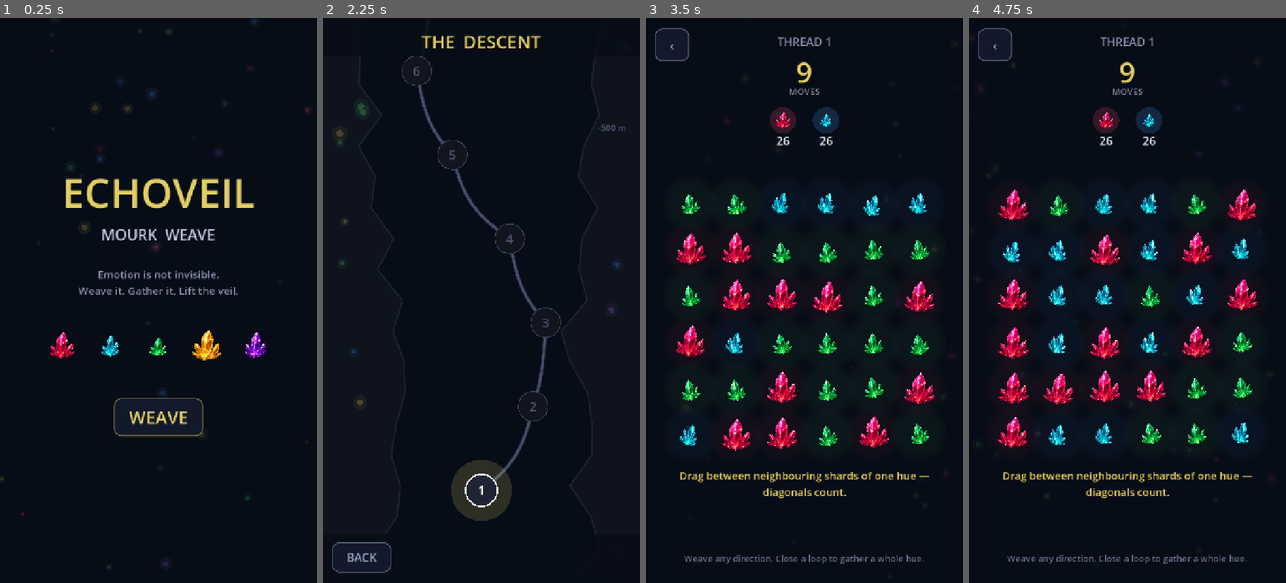
Above: before the commit, frames 1-4 (left to right).
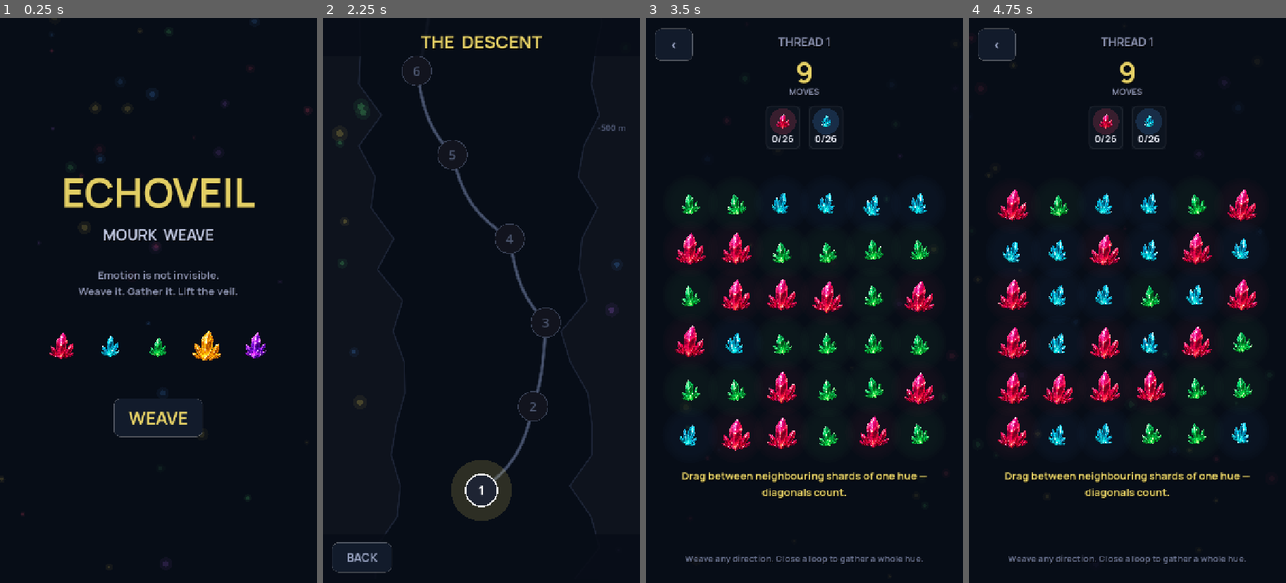
Above: after the commit, the same moments.

Repository: humeurworld-hash/fuse-drift
Game: Godot game, scene res://scenes/Menu.tscn
Two runs of this game, one before a commit and one after it. Both use one fixed random seed, a clock stepped at 60 frames per second and the inputs below.
Inputs (mouse positions are in pixels of both pictures, inside the frame that each line leads up to):
- Up to frame 1 (0.25 s): no input
- Up to frame 2 (2.25 s): click "WEAVE" at 0.5 s; click "BACK" at 1.25 s; click "WEAVE" at 2 s
- Up to frame 3 (3.5 s): click (804, 492) at 2.77 s
- Up to frame 4 (4.75 s): click "‹" at 3.5 s; click (1127, 492) at 4.27 s

The runs differ from the first frame. In frame 1, 2.9% of the frame differs, in the area x 15-84%, y 28-75%; in frame 2, 0.6%; in frame 3, 2.0%; in frame 4, 2.0%.

Commit message:
Adopt the UI design pack: Manrope, design tokens, goal chip cards
Mirrors the echoveil-dots/ subfolder branch.

Co-Authored-By: Claude Opus 5 <noreply@anthropic.com>
Claude-Session: https://claude.ai/code/session_01GbJ5FdcyKN2fnKv4j382Ur

Diff:
--- a/project.godot
+++ b/project.godot
@@ -20,6 +20,7 @@
 [autoload]
 
 G="*res://scripts/global.gd"
+TH="*res://scripts/theme_tokens.gd"
 
 [display]
 
--- a/scripts/game.gd
+++ b/scripts/game.gd
@@ -619,15 +619,15 @@
 	hud.add_child(chips)
 
 	for k in goals:
-		var chip := GoalChip.new(k, false)
+		var chip := GoalChip.new(k, false, false, int(goals[k]))
 		chips.add_child(chip)
 		goal_chips[k] = chip
 	if level_def.veils > 0:
-		var vchip := GoalChip.new(0, true)
+		var vchip := GoalChip.new(0, true, false, level_def.veils)
 		chips.add_child(vchip)
 		goal_chips["veils"] = vchip
 	if level_def.get("wardens", 0) > 0:
-		var wchip := GoalChip.new(0, false, true)
+		var wchip := GoalChip.new(0, false, true, level_def.get("wardens", 0))
 		chips.add_child(wchip)
 		goal_chips["wardens"] = wchip
 
@@ -1030,15 +1030,21 @@
 
 
 class GoalChip extends Control:
+	# Card treatment and "gathered / target" progress, per the UI design.
+	# Showing progress rather than a bare remaining count means the number
+	# always reads in the same direction as the goal.
 	var color_idx := 0
 	var is_veil := false
 	var is_warden := false
 	var remaining := 0
-
-	func _init(p_color_idx: int, p_veil: bool, p_warden := false) -> void:
+	var target := 0
+
+	func _init(p_color_idx: int, p_veil: bool, p_warden := false, p_target := 0) -> void:
 		color_idx = p_color_idx
 		is_veil = p_veil
 		is_warden = p_warden
+		target = maxi(p_target, 0)
+		remaining = target
 		custom_minimum_size = Vector2(76, 96)
 		mouse_filter = Control.MOUSE_FILTER_IGNORE
 
@@ -1047,8 +1053,13 @@
 		queue_redraw()
 
 	func _draw() -> void:
-		var center := Vector2(size.x * 0.5, 32.0)
-		var art := 58.0
+		# Card behind the chip.
+		var card := Rect2(0, 0, size.x, size.y)
+		draw_rect(card, TH.SURFACE)
+		_draw_round_border(card, 12.0)
+
+		var center := Vector2(size.x * 0.5, 34.0)
+		var art := 52.0
 		var rect := Rect2(center.x - art * 0.5, center.y - art * 0.5, art, art)
 		if is_warden:
 			var plate := PackedVector2Array()
@@ -1069,7 +1080,23 @@
 			draw_circle(center, 30.0, glow)
 			draw_texture_rect(G.SHARD_TEXTURES[color_idx], rect, false)
 		var done := remaining <= 0
-		var txt := "OK" if done else str(remaining)
-		var txt_col := Color(0.36, 0.92, 0.48) if done else Color(0.92, 0.93, 0.97)
-		draw_string(ThemeDB.fallback_font, Vector2(0, 88), txt,
-			HORIZONTAL_ALIGNMENT_CENTER, size.x, 26, txt_col)
+		var got: int = target - remaining
+		var txt := "%d/%d" % [got, target]
+		var txt_col: Color = Color("#5CEB7A") if done else TH.TEXT_PRIMARY
+		draw_string(TH.FONT_BOLD, Vector2(0, 82), txt,
+			HORIZONTAL_ALIGNMENT_CENTER, size.x, 22, txt_col)
+
+	func _draw_round_border(r: Rect2, rad: float) -> void:
+		var pts := PackedVector2Array()
+		var corners := [
+			[Vector2(r.position.x + rad, r.position.y + rad), PI, 1.5 * PI],
+			[Vector2(r.end.x - rad, r.position.y + rad), 1.5 * PI, TAU],
+			[Vector2(r.end.x - rad, r.end.y - rad), 0.0, 0.5 * PI],
+			[Vector2(r.position.x + rad, r.end.y - rad), 0.5 * PI, PI],
+		]
+		for c in corners:
+			for i in 7:
+				var a: float = lerpf(c[1], c[2], float(i) / 6.0)
+				pts.append(c[0] + Vector2(cos(a), sin(a)) * rad)
+		pts.append(pts[0])
+		draw_polyline(pts, TH.HAIRLINE, 1.5, true)
--- a/scripts/global.gd
+++ b/scripts/global.gd
@@ -104,6 +104,8 @@
 
 func _ready() -> void:
 	_load()
+	# Manrope everywhere; individual screens override sizes/weights.
+	TH.install(get_tree())
 
 
 func level_count() -> int:
--- /dev/null
+++ b/scripts/theme_tokens.gd
@@ -0,0 +1,71 @@
+extends Node
+
+# ── Design tokens ─────────────────────────────────────────────────────────────
+#
+# Single source of truth for type and surface styling, taken from the UI design
+# pack (see DESIGN_SPEC.md). Anything visual that isn't gameplay colour lives
+# here so a design revision is a one-file edit rather than a hunt through the
+# scenes.
+
+const FONT_REGULAR   := preload("res://assets/fonts/Manrope-Regular.ttf")
+const FONT_BOLD      := preload("res://assets/fonts/Manrope-Bold.ttf")
+const FONT_EXTRABOLD := preload("res://assets/fonts/Manrope-ExtraBold.ttf")
+
+# Surfaces
+const SURFACE       := Color("#0D141F")   # cards, chips, trays
+const SURFACE_RAISED := Color("#121B2B")  # buttons, icon wells
+const HAIRLINE      := Color(1, 1, 1, 0.06)
+
+# Text
+const TEXT_PRIMARY   := Color("#EBEDF7")
+const TEXT_SECONDARY := Color("#8C94B3")
+const TEXT_TERTIARY  := Color("#6B7594")
+const TEXT_ON_GOLD   := Color("#080D17")
+
+const WARDEN_BODY := Color("#1A1C26")
+const WARDEN_EYE  := Color("#FF4D42")
+
+# Facet pairs for the vector gem treatment: a lit face and a deep face per hue.
+const HUE_DEEP := [
+	Color("#8a1f38"),   # Ember
+	Color("#1d4a8a"),   # Sorrow
+	Color("#1f7a38"),   # Verdant
+	Color("#8a7218"),   # Radiance
+	Color("#5a2b8a"),   # Umbral
+]
+
+
+static func label(text: String, size: int, color: Color, weight := 1) -> Label:
+	# weight: 0 regular, 1 bold, 2 extrabold
+	var lbl := Label.new()
+	lbl.text = text
+	lbl.horizontal_alignment = HORIZONTAL_ALIGNMENT_CENTER
+	lbl.add_theme_font_override("font", _font(weight))
+	lbl.add_theme_font_size_override("font_size", size)
+	lbl.add_theme_color_override("font_color", color)
+	lbl.mouse_filter = Control.MOUSE_FILTER_IGNORE
+	return lbl
+
+
+static func _font(weight: int) -> FontFile:
+	match weight:
+		0: return FONT_REGULAR
+		2: return FONT_EXTRABOLD
+		_: return FONT_BOLD
+
+
+static func card_style(radius := 12, fill := SURFACE) -> StyleBoxFlat:
+	var sb := StyleBoxFlat.new()
+	sb.bg_color = fill
+	sb.border_color = HAIRLINE
+	sb.set_border_width_all(1)
+	sb.set_corner_radius_all(radius)
+	return sb
+
+
+# Applies Manrope project-wide so anything not styled by hand still picks it up.
+static func install(tree: SceneTree) -> void:
+	var theme := Theme.new()
+	theme.default_font = FONT_BOLD
+	theme.default_font_size = 24
+	tree.root.theme = theme
--- a/scripts/ui_helpers.gd
+++ b/scripts/ui_helpers.gd
@@ -8,6 +8,7 @@
 	var lbl := Label.new()
 	lbl.text = text
 	lbl.horizontal_alignment = HORIZONTAL_ALIGNMENT_CENTER
+	lbl.add_theme_font_override("font", TH.FONT_BOLD)
 	lbl.add_theme_font_size_override("font_size", size)
 	lbl.add_theme_color_override("font_color", color)
 	lbl.add_theme_color_override("font_shadow_color", Color(0, 0, 0, 0.8))
@@ -19,16 +20,17 @@
 static func make_button(text: String, font_size := 34, accent := Color(0.90, 0.82, 0.40)) -> Button:
 	var btn := Button.new()
 	btn.text = text
+	btn.add_theme_font_override("font", TH.FONT_BOLD)
 	btn.add_theme_font_size_override("font_size", font_size)
 	btn.add_theme_color_override("font_color", accent)
 	btn.add_theme_color_override("font_hover_color", Color(1, 1, 1))
 	btn.add_theme_color_override("font_pressed_color", Color(1, 1, 1))
 
 	var sb := StyleBoxFlat.new()
-	sb.bg_color = Color(0.07, 0.10, 0.17)
-	sb.border_color = accent * Color(1, 1, 1, 0.55)
-	sb.set_border_width_all(2)
-	sb.set_corner_radius_all(16)
+	sb.bg_color = TH.SURFACE_RAISED
+	sb.border_color = TH.HAIRLINE
+	sb.set_border_width_all(1)
+	sb.set_corner_radius_all(14)
 	sb.content_margin_left = 34.0
 	sb.content_margin_right = 34.0
 	sb.content_margin_top = 16.0
Binary file added: assets/fonts/Manrope-Bold.ttf
Binary file added: assets/fonts/Manrope-ExtraBold.ttf
Binary file added: assets/fonts/Manrope-Regular.ttf
Not shown, added: assets/fonts/OFL.txt
Not shown, added: assets/ui-design-reference.html
